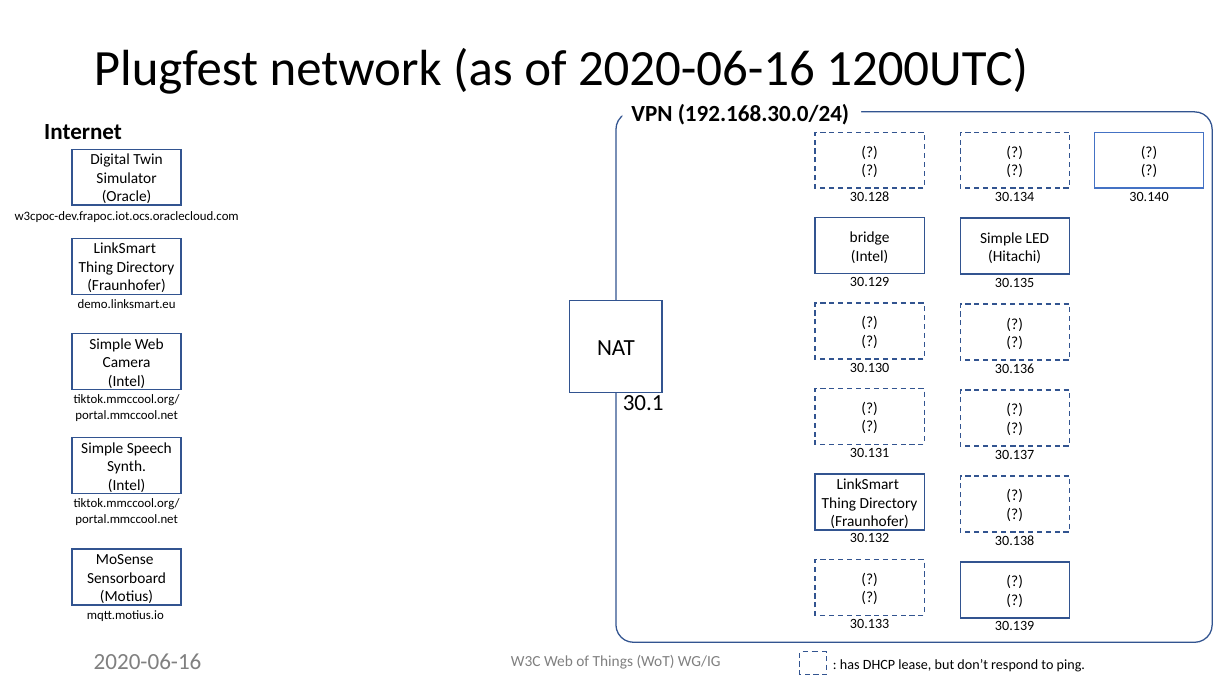
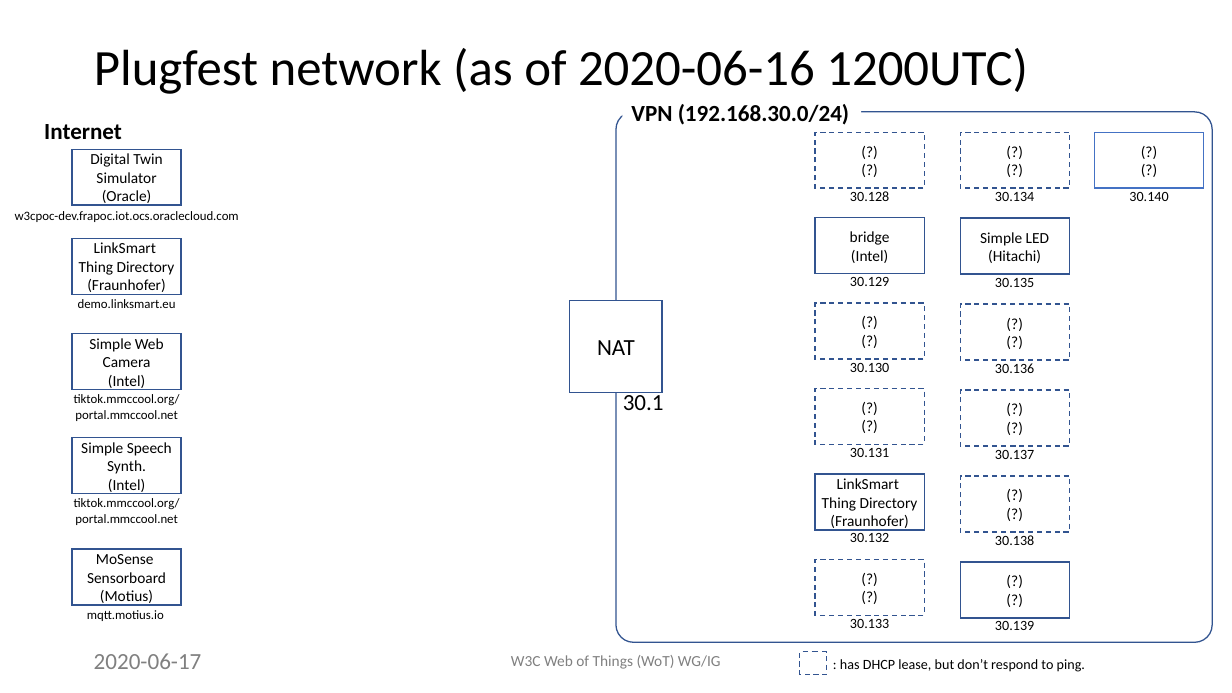
Before and after one commit to w3c/wot-testing, a slide deck: slide 2 of events/2020.06.Online/plugfestnetwork.pptx (slide 1 before the commit). Drawn at 1232x693 pixels with LibreOffice and Linux fonts; fonts in the diff are those of the drawing; background and template pictures are left out. Boxes give left, top, right and bottom in pixels: in the first picture for what was removed or moved away, otherwise in the second. Text is boxed around its words. In the diff, an @@ line names an element or a change of style, - is before the commit and + after.

Commit message:
update plugfest network diagram

```diff
--- a/events/2020.06.Online/plugfestnetwork.pptx
+++ b/events/2020.06.Online/plugfestnetwork.pptx
@@ text at box(94, 653, 202, 669): text changed @@
-2020-06-16
+2020-06-17
```
Also in this commit, not shown: 1 slide added, 1 other file.
